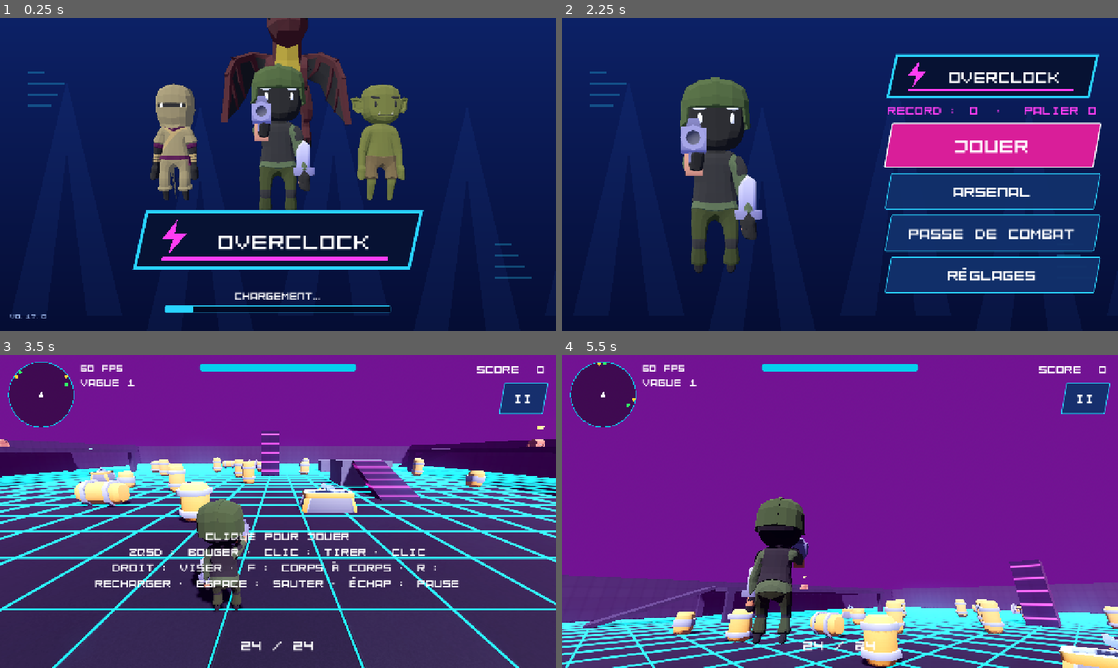
Above: before the commit, frames 1-4 (two rows, left to right).
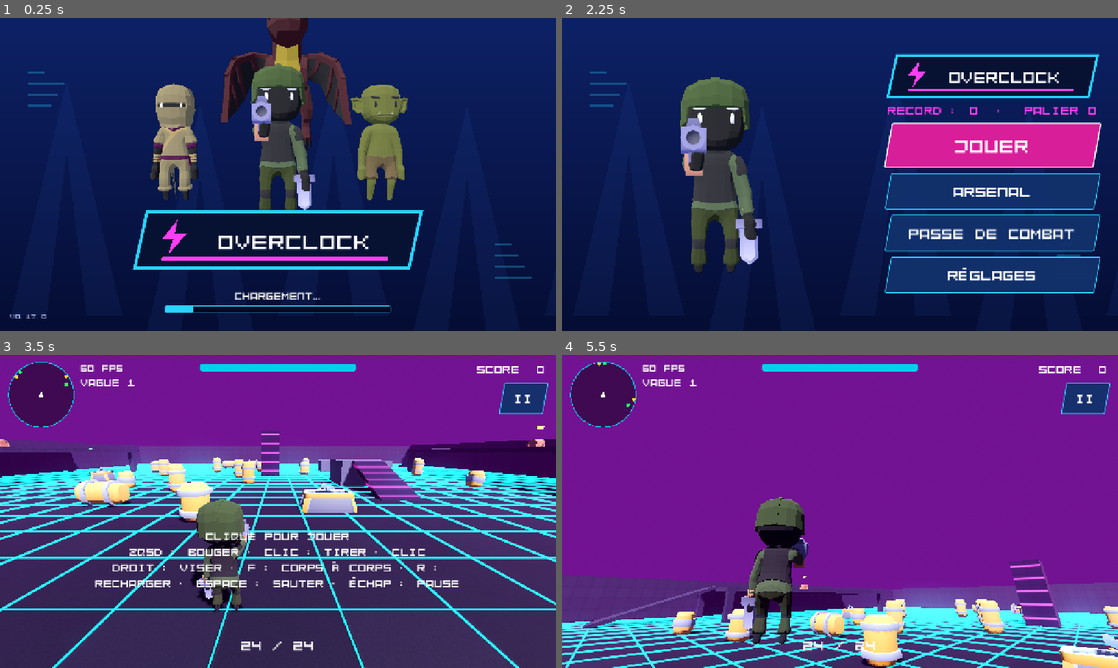
Above: after the commit, the same moments.

Repository: mariusortiz/overclock
Game: Godot game, scene res://scenes/loading.tscn
Two runs of this game, one before a commit and one after it. Both use one fixed random seed, a clock stepped at 60 frames per second and the inputs below.
Inputs (mouse positions are in pixels of both pictures, inside the frame that each line leads up to):
- Up to frame 1 (0.25 s): no input
- Up to frame 2 (2.25 s): tap Enter at 0.5 s; move the mouse to (962, 158) at 0.52 s; hold D (move_right) 0.53-1.25 s; tap F (melee) at 0.6, 2.1 s; click (962, 158) at 0.67 s; tap Space (jump) at 0.77 s; drag from (728, 190) to (812, 237) at 1.27 s; move the mouse to (895, 105) at 2.02 s; hold D (move_right) from 2.03 s (still down)
- Up to frame 3 (3.5 s): release D (move_right) at 2.75 s; click "JOUER" at 2.75 s
- Up to frame 4 (5.5 s): click "II" at 3.5 s; click "REPRENDRE" at 4.25 s; tap Space (jump) at 5 s; drag from (812, 574) to (673, 464) at 5.02 s

The runs differ from the first frame. In frame 1, 0.5% of the frame differs, in the area x 52-57%, y 39-62%; in frame 2, 0.8%, in the area x 31-36%, y 50-79%; in frame 3, 0.1%; in frame 4, 0.3%.

Commit message:
Melee weapons follow the forearm and move to the striking hand
- CharacterModel.place_in_hand replaces the per-owner hand tracking: guns
  keep pointing where their owner aims, melee weapons align with the
  forearm so they move with the arm
- During a swing the melee weapon takes the gun's place in the right
  hand, which is the one that strikes
- Melee models are gripped part-way up their handle

Co-Authored-By: Claude Fable 5.2 <noreply@anthropic.com>
Claude-Session: https://claude.ai/code/session_01TMrhLU8C9hMQ3DU14F1G1z

Diff:
--- a/scripts/character_model.gd
+++ b/scripts/character_model.gd
@@ -27,10 +27,12 @@
 var _animation_player: AnimationPlayer
 var _animations := {}  # action -> animation name
 var _current_action := &""
+var _skeleton: Skeleton3D
 
 
 func _ready() -> void:
 	_animation_player = find_child("AnimationPlayer", true, false)
+	_skeleton = find_child("Skeleton3D", true, false)
 	for action: StringName in ACTIONS:
 		for candidate: String in ACTIONS[action]:
 			var animation_name := _find_animation(candidate)
@@ -69,16 +71,34 @@
 	_animation_player.pause()
 
 
-## Returns a node that follows a bone (for example "Fist.R"), or null if the
-## model has no such bone.
-func get_attachment(bone_name: String) -> Node3D:
-	var skeleton: Skeleton3D = find_child("Skeleton3D", true, false)
-	if skeleton == null or skeleton.find_bone(bone_name) == -1:
-		return null
-	var attachment := BoneAttachment3D.new()
-	attachment.bone_name = bone_name
-	skeleton.add_child(attachment)
-	return attachment
+## Moves `item` into a hand ("R" or "L"). Returns false if the model has no
+## such hand. With `along_arm`, the item's +Y axis follows the forearm, so a
+## blade or a handle moves with the arm; otherwise the item keeps its own
+## orientation (a gun that keeps pointing where its owner aims).
+func place_in_hand(item: Node3D, side: String, along_arm: bool) -> bool:
+	var fist := _bone_position("Fist." + side)
+	var elbow := _bone_position("LowerArm." + side)
+	if fist == Vector3.INF or elbow == Vector3.INF:
+		return false
+	item.global_position = fist
+	if along_arm:
+		var along := elbow.direction_to(fist)
+		var back := global_basis.x.normalized().cross(along)
+		# Skip the rare frame where the arm points exactly sideways.
+		if back.length() > 0.01:
+			back = back.normalized()
+			item.global_basis = Basis(along.cross(back), along, back)
+	return true
+
+
+## World position of a bone in its current pose, or Vector3.INF if missing.
+func _bone_position(bone_name: String) -> Vector3:
+	if _skeleton == null:
+		return Vector3.INF
+	var index := _skeleton.find_bone(bone_name)
+	if index == -1:
+		return Vector3.INF
+	return _skeleton.global_transform * _skeleton.get_bone_global_pose(index).origin
 
 
 func _find_animation(suffix: String) -> StringName:
@@ -90,7 +110,7 @@
 
 ## Measures the skeleton's rest pose to scale, orient and ground the model.
 func _fit() -> void:
-	var skeleton: Skeleton3D = find_child("Skeleton3D", true, false)
+	var skeleton := _skeleton
 	if skeleton == null:
 		return
 	var to_model := global_transform.affine_inverse() * skeleton.global_transform
--- a/scripts/character_stage.gd
+++ b/scripts/character_stage.gd
@@ -8,8 +8,6 @@
 
 var _time := 0.0
 var _character: CharacterModel
-var _right_hand: Node3D
-var _left_hand: Node3D
 
 @onready var _pivot: Node3D = $SubViewport/World/Pivot
 @onready var _weapon_holder: Node3D = $SubViewport/World/Pivot/WeaponHolder
@@ -21,10 +19,9 @@
 	# Sway around the pose facing the camera.
 	_time += delta
 	_pivot.rotation.y = PI + sin(_time * TURN_SPEED) * TURN_RANGE
-	if _right_hand:
-		_weapon_holder.global_position = _right_hand.global_position
-	if _left_hand:
-		_melee_holder.global_position = _left_hand.global_position
+	if _character:
+		_character.place_in_hand(_weapon_holder, "R", false)
+		_character.place_in_hand(_melee_holder, "L", true)
 
 
 func show_character(item: Dictionary) -> void:
@@ -34,8 +31,6 @@
 	_character = Loadout.instantiate_character(item)
 	_pivot.add_child(_character)
 	_character.play(&"aim")
-	_right_hand = _character.get_attachment("Fist.R")
-	_left_hand = _character.get_attachment("Fist.L")
 
 
 ## `skin` defaults to the equipped one.
--- a/scripts/enemy.gd
+++ b/scripts/enemy.gd
@@ -50,7 +50,6 @@
 var _base_scale := Vector3.ONE
 var _attack_animation := &"shoot"
 var _aim_animation := &"aim"
-var _hand: Node3D
 var _stun_left := 0.0
 var _tween: Tween
 var _gravity: float = ProjectSettings.get_setting("physics/3d/default_gravity")
@@ -75,7 +74,6 @@
 	_model.target_height = model_height
 	_model.hover_height = model_hover
 	_model_pivot.add_child(_model)
-	_hand = _model.get_attachment("Fist.R")
 	_fire_cooldown = fire_interval
 	_status_material.emission_enabled = true
 	_status_material.emission_energy_multiplier = 2.0
@@ -172,8 +170,7 @@
 	move_and_slide()
 
 	# The gun sits in the hand but keeps pointing forward.
-	if _hand:
-		_gun.global_position = _hand.global_position
+	if _model.place_in_hand(_gun, "R", false):
 		_muzzle.global_position = _gun.global_position - global_basis.z * 0.5 + Vector3.UP * 0.2
 
 
--- a/scripts/loadout.gd
+++ b/scripts/loadout.gd
@@ -77,27 +77,28 @@
 const GRIP_FROM_BOTTOM := 0.35
 const SILENCER_LENGTH := 0.244  # in model units
 
-## Close-range secondary attack. "sweep" hits every robot in front instead of one.
+## Close-range secondary attack. "sweep" hits every enemy in front instead of
+## one; "grip" is how far up the handle the hand holds it, in model units.
 const MELEE := [
 	{
-		"id": "knife", "name": "Couteau",
+		"id": "knife", "grip": 0.0, "name": "Couteau",
 		"model": "res://assets/models/characters/weapon-sword.glb", "scale": 1.3,
 		"damage": 4, "range": 2.2, "cooldown": 0.5, "sweep": false, "cone": 70.0, "knockback": 0.0,
 	},
 	{
 		# Long thrust that pierces every enemy lined up in front.
-		"id": "spear", "name": "Lance",
+		"id": "spear", "grip": 0.22, "name": "Lance",
 		"model": "res://assets/models/characters/weapon-spear.glb", "scale": 3.6,
 		"damage": 6, "range": 4.5, "cooldown": 0.8, "sweep": true, "cone": 18.0, "knockback": 0.0,
 	},
 	{
-		"id": "axe", "name": "Hache",
+		"id": "axe", "grip": 0.04, "name": "Hache",
 		"model": "res://assets/models/melee/tool-axe-upgraded.glb", "scale": 3.2,
 		"damage": 10, "range": 2.6, "cooldown": 1.1, "sweep": true, "cone": 70.0, "knockback": 0.0,
 	},
 	{
 		# Sends the enemy flying backward.
-		"id": "mace", "name": "Masse",
+		"id": "mace", "grip": 0.03, "name": "Masse",
 		"model": "res://assets/models/melee/tool-hammer-upgraded.glb", "scale": 5.0,
 		"damage": 8, "range": 2.4, "cooldown": 1.0, "sweep": false, "cone": 70.0, "knockback": 12.0,
 	},
@@ -193,10 +194,15 @@
 	gun.add_child(accessory)
 
 
+## Creates a melee weapon as held in the hand: its handle along +Y, gripped
+## "grip" model units above its lower end.
 static func instantiate_melee(item: Dictionary) -> Node3D:
 	var model: Node3D = load(item.model).instantiate()
-	model.scale = Vector3.ONE * item.scale
-	return model
+	var size: float = item.scale
+	model.transform = Transform3D(Basis.from_scale(Vector3.ONE * size), Vector3(0, -item.grip * size, 0))
+	var held := Node3D.new()
+	held.add_child(model)
+	return held
 
 
 ## Why a locked item is locked, for the menus.
--- a/scripts/melee.gd
+++ b/scripts/melee.gd
@@ -6,7 +6,9 @@
 signal swung
 signal hit_confirmed
 
-const SWING_TIME := 0.25
+## How long the weapon stays in the striking hand; matches the punch animation.
+const SWING_TIME := 0.4
+
 
 var damage := 4
 var attack_range := 2.2
@@ -17,11 +19,14 @@
 var cone_deg := 70.0
 ## Above 0, pushes the targets away with this speed.
 var knockback := 0.0
-## When set, the weapon is held at this node (the character's hand).
-var hand: Node3D
+## When set, the weapon is held in this character's left hand.
+var holder: CharacterModel
+## The gun's visual, hidden while the melee weapon takes its place for a swing.
+var gun_visual: Node3D
 var damage_multiplier := 1
 
 var _cooldown_left := 0.0
+var _swing_left := 0.0
 
 @onready var _model_pivot: Node3D = $ModelPivot
 @onready var _hit_sound: AudioStreamPlayer = $HitSound
@@ -38,22 +43,26 @@
 
 
 func _process(_delta: float) -> void:
-	if hand:
-		_model_pivot.global_position = hand.global_position
+	# The weapon follows the forearm, so the character's swing carries it. It
+	# rests in the left hand and moves to the striking (right) hand for a swing.
+	var swinging := _swing_left > 0.0
+	if holder:
+		holder.place_in_hand(_model_pivot, "R" if swinging else "L", true)
+	if gun_visual:
+		gun_visual.visible = not swinging
 
 
 func _physics_process(delta: float) -> void:
 	_cooldown_left = maxf(_cooldown_left - delta, 0.0)
+	_swing_left = maxf(_swing_left - delta, 0.0)
 	if Input.is_action_just_pressed("melee") and _cooldown_left == 0.0:
 		_swing()
 
 
 func _swing() -> void:
 	_cooldown_left = cooldown
+	_swing_left = SWING_TIME
 	swung.emit()
-	var tween := create_tween()
-	tween.tween_property(_model_pivot, "rotation:x", deg_to_rad(-100.0), SWING_TIME * 0.4)
-	tween.tween_property(_model_pivot, "rotation:x", 0.0, SWING_TIME * 0.6)
 
 	var targets := _targets_in_reach()
 	if targets.is_empty():
--- a/scripts/player.gd
+++ b/scripts/player.gd
@@ -50,8 +50,9 @@
 	_model_pivot.add_child(_model)
 	weapon.setup(Loadout.selected_weapon(), perks)
 	melee.setup(Loadout.selected_melee())
-	weapon.hand = _model.get_attachment("Fist.R")
-	melee.hand = _model.get_attachment("Fist.L")
+	weapon.holder = _model
+	melee.holder = _model
+	melee.gun_visual = weapon.get_node("ModelPivot")
 	melee.swung.connect(_on_melee_swung)
 	_spring_arm.add_excluded_object(get_rid())
 	_spring_arm.rotation.x = deg_to_rad(-15.0)
--- a/scripts/poster.gd
+++ b/scripts/poster.gd
@@ -16,7 +16,7 @@
 	{"model": "Knight_Golden_Male.fbx", "at": Vector3(3.0, 0.0, -0.9), "yaw": -38.0, "action": &"victory", "time": 0.6, "weapon": "", "melee": "mace"},
 ]
 
-## Weapon holders and the hand each one follows.
+## Items held: [node, character holding it, follows the forearm].
 var _held: Array[Array] = []
 
 
@@ -32,8 +32,8 @@
 
 
 func _process(_delta: float) -> void:
-	for pair in _held:
-		(pair[0] as Node3D).global_position = (pair[1] as Node3D).global_position
+	for held in _held:
+		(held[1] as CharacterModel).place_in_hand(held[0], "R", held[2])
 
 
 func _add_fighter(fighter: Dictionary) -> void:
@@ -42,16 +42,16 @@
 	holder.add_child(model)
 	model.freeze(fighter.action, fighter.time)
 	if fighter.weapon != "":
-		_hold(holder, Loadout.instantiate_weapon(Loadout.find(fighter.weapon).item, Loadout.SKINS[0]), model.get_attachment("Fist.R"))
+		_hold(holder, Loadout.instantiate_weapon(Loadout.find(fighter.weapon).item, Loadout.SKINS[0]), model, false)
 	if fighter.melee != "":
-		_hold(holder, Loadout.instantiate_melee(Loadout.find(fighter.melee).item), model.get_attachment("Fist.R"))
+		_hold(holder, Loadout.instantiate_melee(Loadout.find(fighter.melee).item), model, true)
 
 
-func _hold(holder: Node3D, item: Node3D, hand: Node3D) -> void:
+func _hold(holder: Node3D, item: Node3D, character: CharacterModel, along_arm: bool) -> void:
 	var grip := Node3D.new()
 	holder.add_child(grip)
 	grip.add_child(item)
-	_held.append([grip, hand])
+	_held.append([grip, character, along_arm])
 
 
 ## A node at `at`, turned so that 0 degrees faces the camera.
--- a/scripts/weapon.gd
+++ b/scripts/weapon.gd
@@ -28,8 +28,8 @@
 var damage_multiplier := 1
 ## Perk.Type -> level, shared with the player.
 var perks := {}
-## When set, the gun is held at this node (the character's hand).
-var hand: Node3D
+## When set, the gun is held in this character's right hand.
+var holder: CharacterModel
 
 var _cooldown := 0.0
 var _reloading := false
@@ -94,8 +94,7 @@
 
 func _process(_delta: float) -> void:
 	# The gun sits in the hand but keeps pointing where the player aims.
-	if hand:
-		_model_pivot.global_position = hand.global_position
+	if holder and holder.place_in_hand(_model_pivot, "R", false):
 		_muzzle.position = _model_pivot.position + _muzzle_offset
 
 
